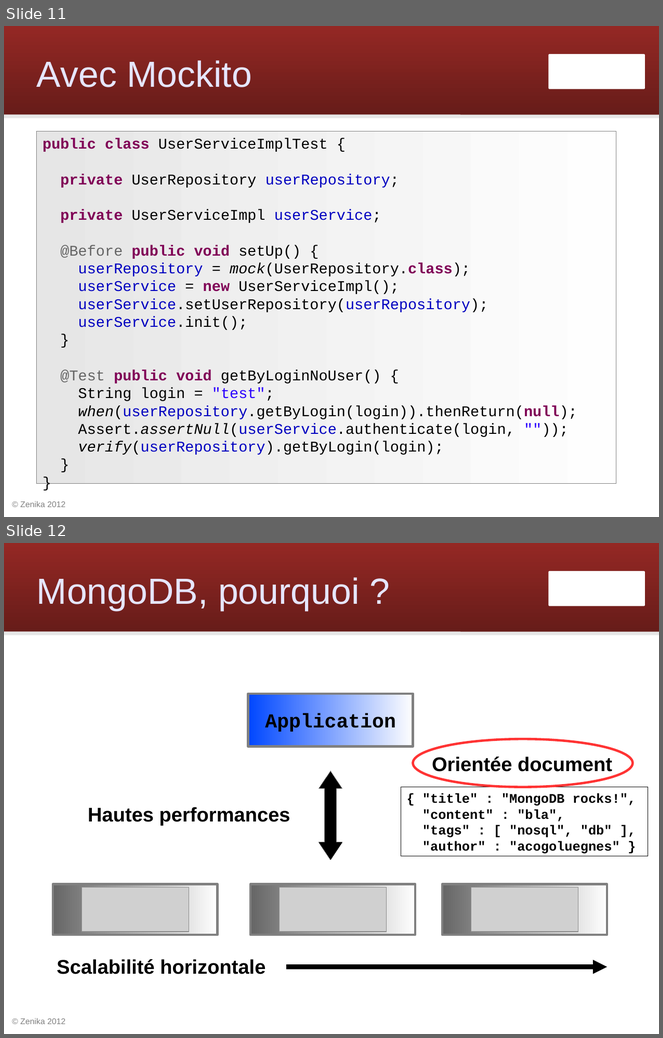
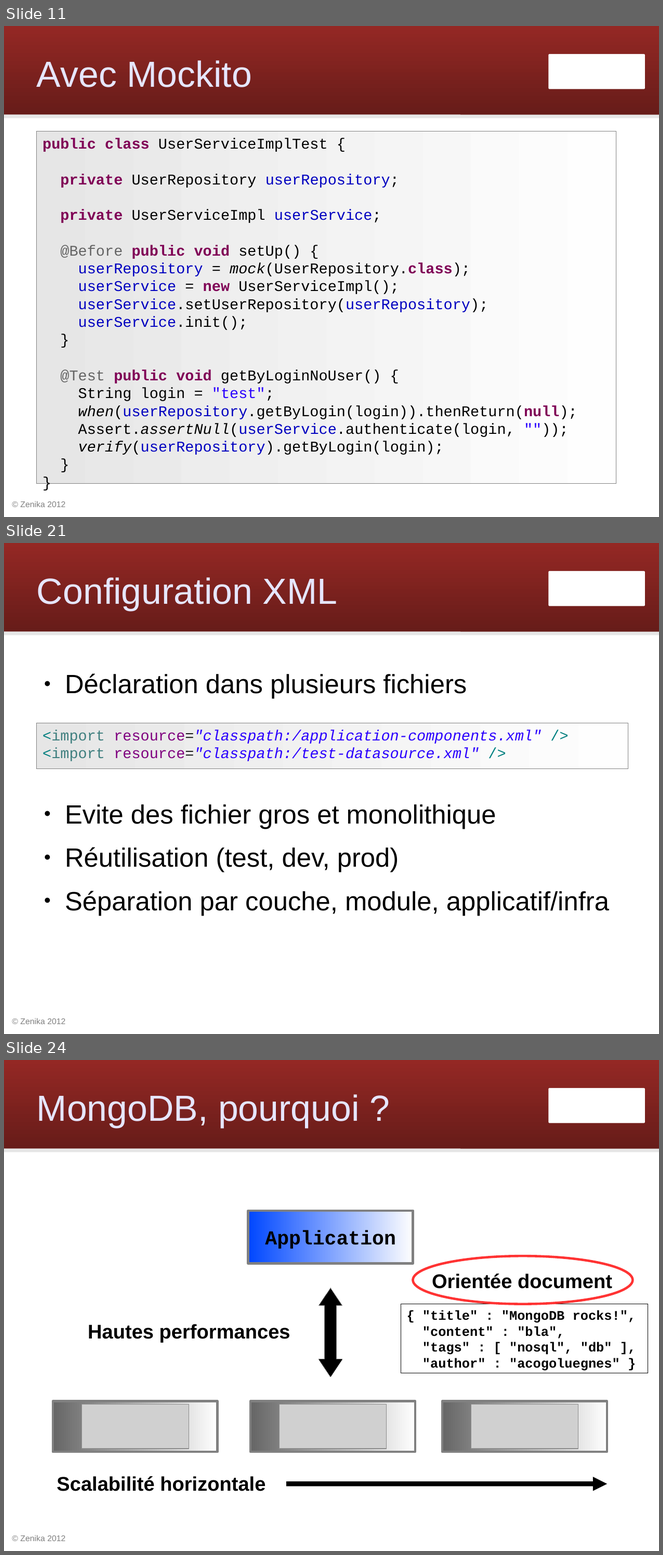
Before and after one commit to Zenika/workshop-spring-core, a slide deck: spring-workshop.odp. Shown one above the other, each under a label of ours: slides 11 and 12 before the commit, slides 11, 21 and 24 after it; the slides between them are not shown. The pictures are 663x1038 and 663x1555 pixels, drawn with LibreOffice and Linux fonts; fonts in the diff are those of the drawing; grey boxes stand for pictures; background and template pictures are left out. Boxes give left, top, right and bottom in pixels: in the first picture for what was removed or moved away, otherwise in the second. Text is boxed around its words. In the diff, an @@ line names an element or a change of style, - is before the commit and + after.

Commit message:
slides configuration XML

```diff
--- a/spring-workshop.odp
+++ b/spring-workshop.odp
@@ slide 21 added at box(4, 543, 659, 1034), background #FFFFFF; not listed: 4 template elements that a slide beside it also shows @@
@@ title added at box(37, 577, 338, 611), 44 pt, text #E6E6FF @@
+Configuration XML
@@ text added at box(65, 674, 609, 916), 32 pt, text #000000 @@
+● Déclaration dans plusieurs fichiers
+● Evite des fichier gros et monolithique
+● Réutilisation (test, dev, prod)
+● Séparation par couche, module, applicatif/infra
@@ rectangle added at box(37, 723, 629, 769), fill gradient #E6E6E6 to #FEFEFE, outline #808080 0 pt, 18 pt, text #2A00FF, italic @@
+<import resource="classpath:/application-components.xml" />
+<import resource="classpath:/test-datasource.xml" />
@@ what was slide 12 is now slide 24 @@
```
Also in this commit, not shown: 11 other slides added, 1 other file.
